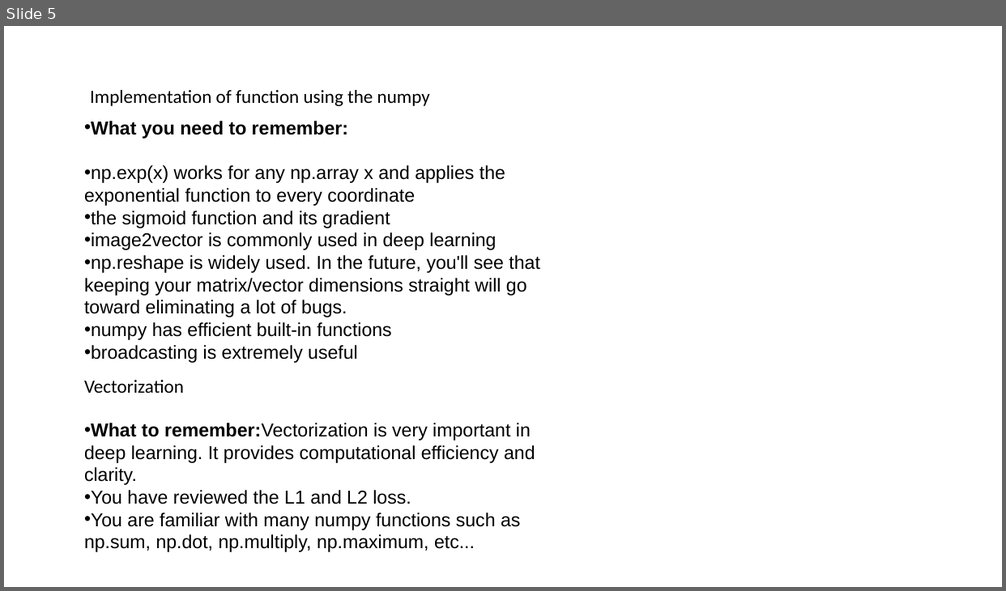
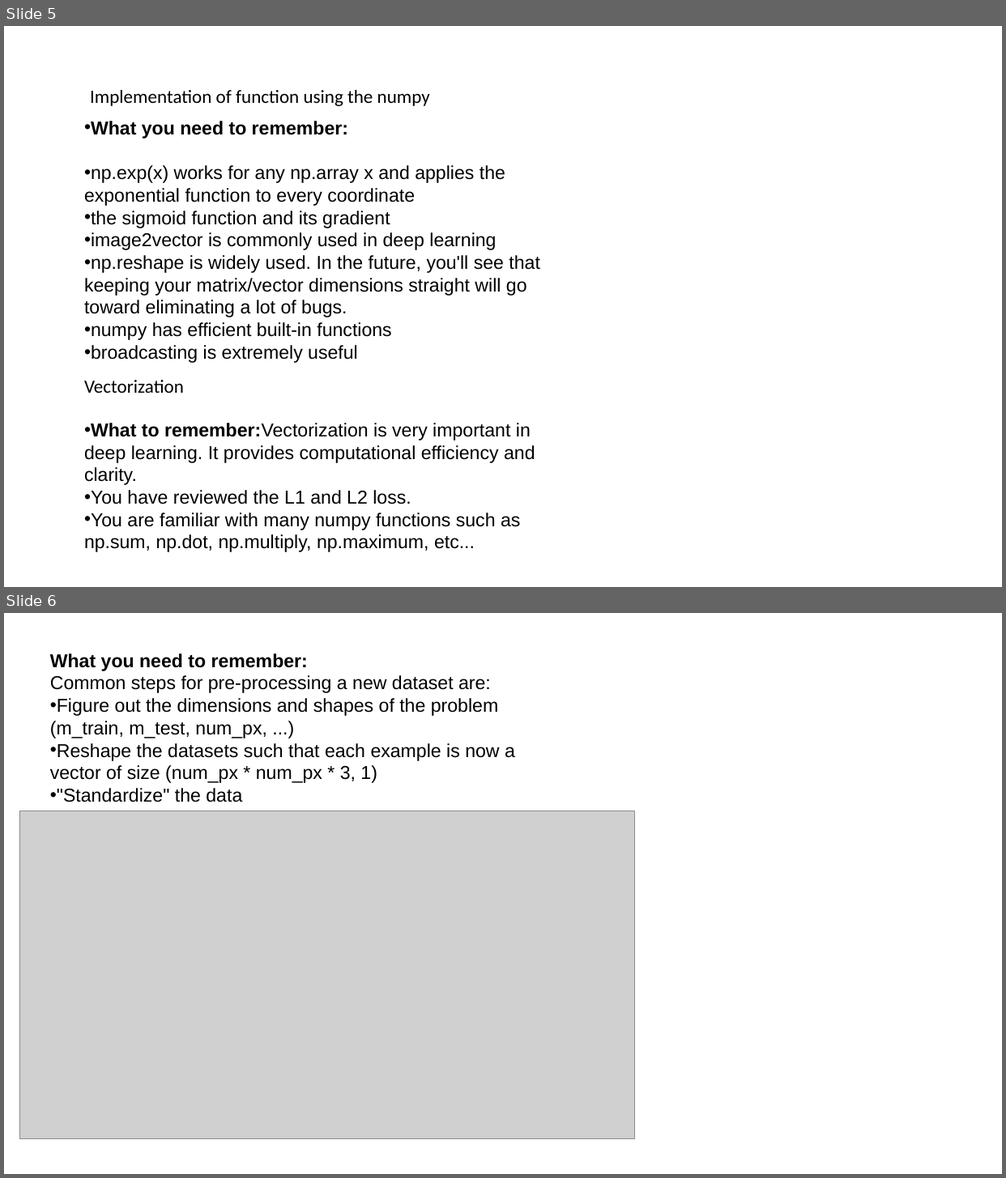
Before and after one commit to kiran2706/Neuro_Level_1, a slide deck: week_2/notes.pptx. Shown one above the other, each under a label of ours: slide 5 before the commit, slides 5 and 6 after it. The pictures are 1006x591 and 1006x1178 pixels, drawn with LibreOffice and Linux fonts; fonts in the diff are those of the drawing; grey boxes stand for pictures. Boxes give left, top, right and bottom in pixels: in the first picture for what was removed or moved away, otherwise in the second. Text is boxed around its words. In the diff, an @@ line names an element or a change of style, - is before the commit and + after.

Commit message:
from vs

```diff
--- a/week_2/notes.pptx
+++ b/week_2/notes.pptx
@@ slide 6 added at bbox=[4, 613, 1002, 1174], background #FFFFFF @@
@@ text added at bbox=[50, 653, 515, 803], 18 pt, text #000000 @@
+What you need to remember:
+Common steps for pre-processing a new dataset are:
+• Figure out the dimensions and shapes of the problem (m_train, m_test, num_px, ...)
+• Reshape the datasets such that each example is now a vector of size (num_px * num_px * 3, 1)
+• "Standardize" the data
@@ picture added at bbox=[19, 811, 634, 1139] @@
```
Also in this commit, not shown: 2 other slides added.
